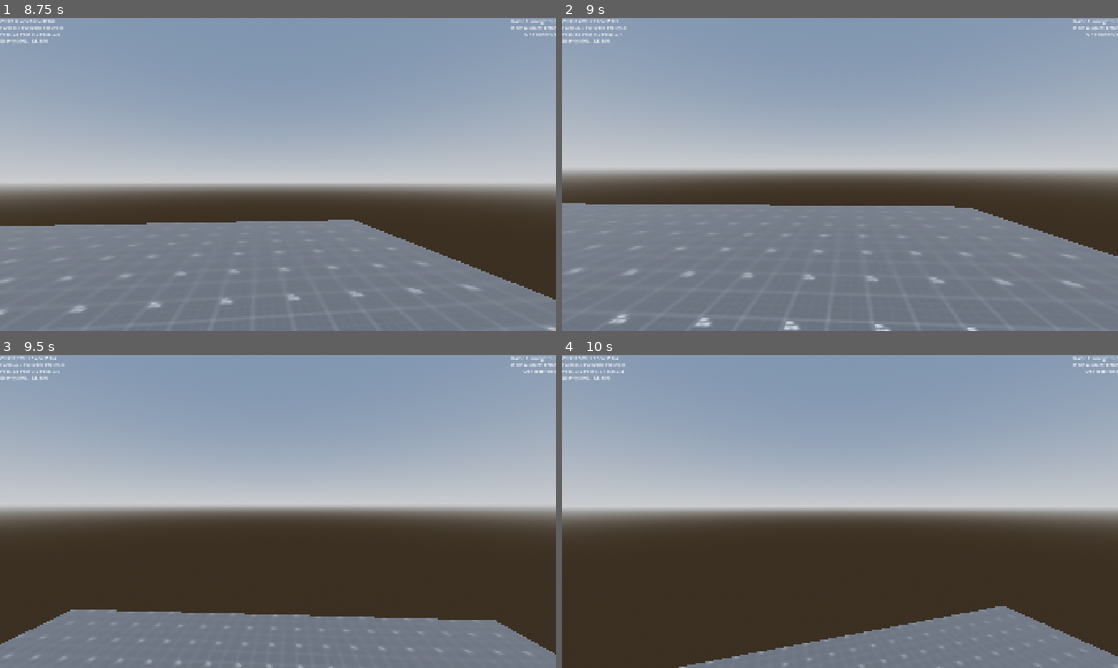
Above: before the commit, frames 1-4 (two rows, left to right).
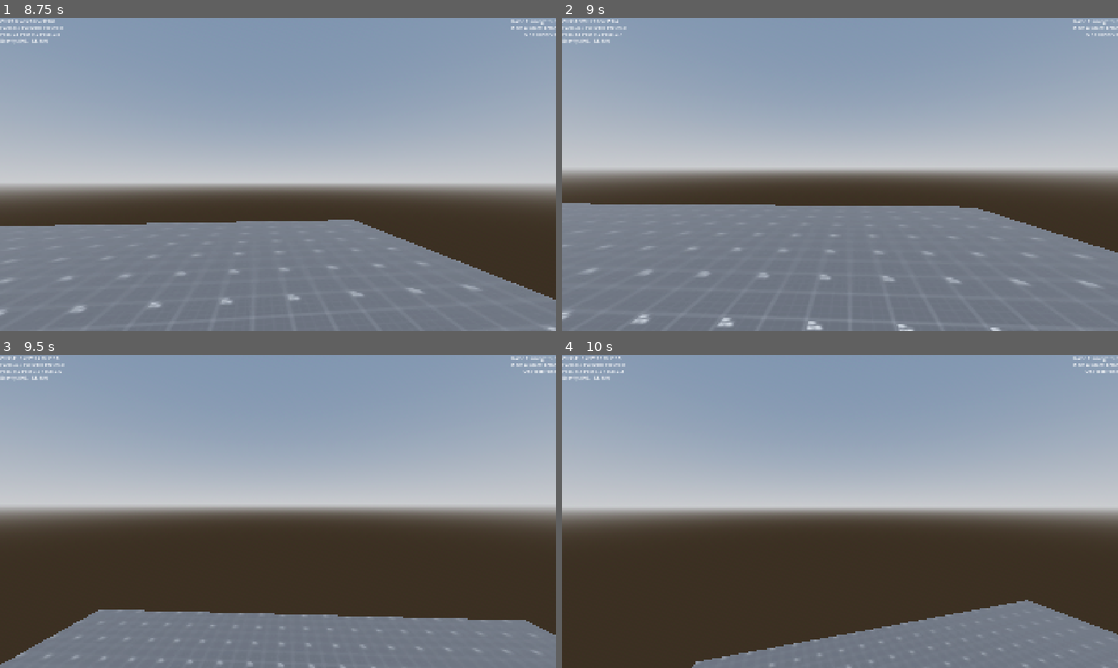
Above: after the commit, the same moments.

Repository: MrSeven3/shooter-game
Game: Godot game, scene res://Scenes/TestLevel/test_level.tscn
Two runs of this game, one before a commit and one after it. Both use one fixed random seed, a clock stepped at 60 frames per second and the inputs below. The project has no main scene, so this scene is started directly.
Inputs (mouse positions are in pixels of both pictures, inside the frame that each line leads up to):
- Up to frame 1 (8.75 s): tap Enter at 0.5 s; move the mouse to (305, 174) at 0.52 s; hold Up 0.53-5.78 s; tap Alt every 1.5 s from 0.6 to 8.1 s; tap Space at 0.77, 1.52, 3.02, 3.77, 4.52, 5.75, 6.02, 6.77, 7.52 s; move the mouse to (250, 174) at 1.27 s; tap Shift every 1.5 s from 1.35 to 7.35 s; move the mouse to (289, 168) at 2.02 s; move the mouse to (272, 180) at 2.77 s; move the mouse to (316, 177) at 3.52 s; move the mouse to (233, 171) at 4.27 s; move the mouse to (283, 174) at 5.02 s; move the mouse to (255, 168) at 5.77 s; hold D 5.78-6.53 s; move the mouse to (305, 174) at 6.52 s; hold Up from 6.53 s (still down); move the mouse to (250, 174) at 7.27 s; move the mouse to (289, 168) at 8.02 s
- Up to frame 2 (9 s): tap Enter at 8.75 s; move the mouse to (834, 180) at 8.77 s; release Up at 8.78 s; hold A from 8.78 s (still down); tap Shift at 8.85 s
- Up to frame 3 (9.5 s): keep holding A; tap Space at 9.02 s
- Up to frame 4 (10 s): move the mouse to (878, 514) at 9.52 s; release A at 9.53 s; hold Up from 9.53 s (still down); tap Alt at 9.6 s; tap Space at 9.77 s

Frame 1 is identical in both runs. In frame 2, 1.6% of the frame differs, in the area x 0-100%, y 1-100%; in frame 3, 2.1%, in the area x 0-100%, y 0-100%; in frame 4, 1.7%.

Commit message:
actually finalized movement

Diff:
--- a/Templates/Player/player.gd
+++ b/Templates/Player/player.gd
@@ -3,8 +3,8 @@
 const mouse_sensitivity := 0.002
 
 var sprint_acceleration:float # running acceleration in m/s
-const ground_sprint_speed := 6.5
-const air_sprint_speed := 4.5 # speed in m/s
+var ground_sprint_speed := 6.5
+var air_sprint_speed := 4.5 # speed in m/s
 
 const jump_velocity:float = 8 #no clue what this is measured in or why this seems good
 const terminal_fall_velocity:float = 25 #in m/s
@@ -67,11 +67,11 @@
 			Input.mouse_mode = Input.MOUSE_MODE_VISIBLE
 			$CameraAnchor/Camera3D/EscapeMenu.pause()
 
-		if event.keycode == KEY_UP and not event.is_echo():
-			sprint_acceleration += 1
+		if event.keycode == KEY_UP and not event.is_echo() and not event.is_released():
+			ground_sprint_speed += 1
 			print("[Player/Input] Movement speed is now "+str(sprint_acceleration))
-		if event.keycode == KEY_DOWN and not event.is_echo():
-			sprint_acceleration -= 1
+		if event.keycode == KEY_DOWN and not event.is_echo() and not event.is_released():
+			ground_sprint_speed -= 1
 			print("[Player/Input] Movement speed is now "+str(sprint_acceleration))
 
 func multiply_all_velocity(multiplier:float) -> void: #function to be called by other things and here, to mutliply velocity
